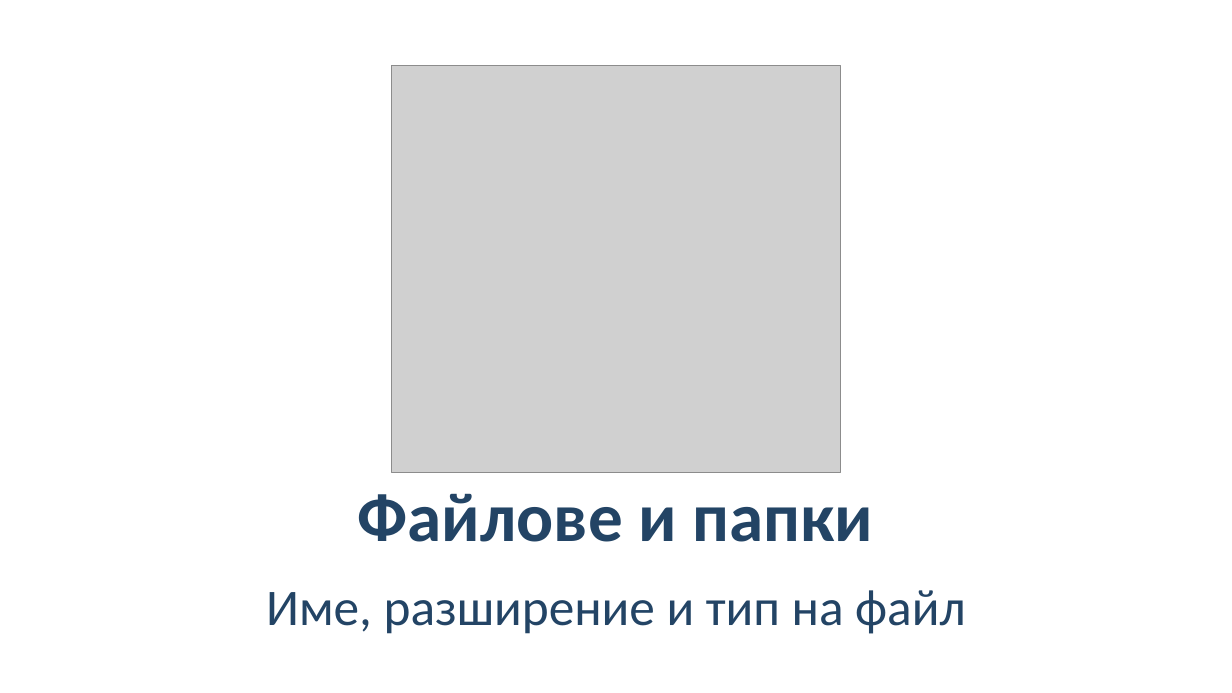
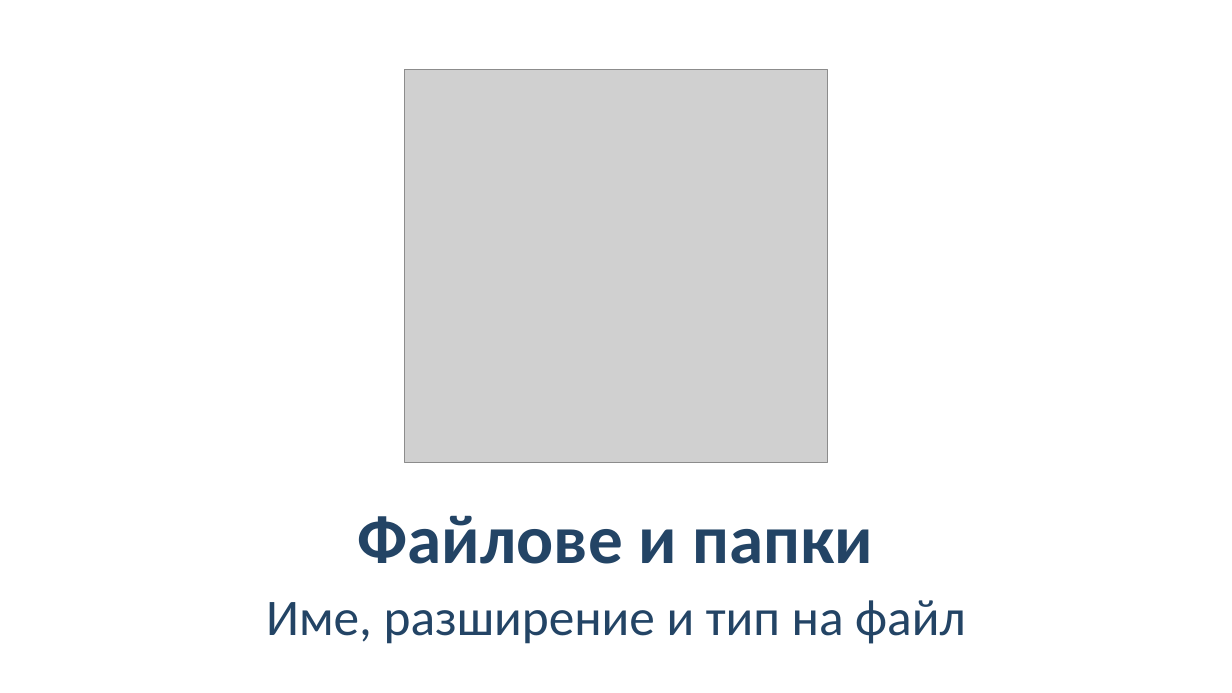
Before and after one commit to BG-IT-Edu/School-Programming, a slide deck: slide 3 of Courses/Computer-Modeling-and-IT/Computer-Modeling-and-IT-5-Class/04-File-System/04-File-System.pptx. Drawn at 1232x693 pixels with LibreOffice and Linux fonts; fonts in the diff are those of the drawing; grey boxes stand for pictures. Boxes give left, top, right and bottom in pixels: in the first picture for what was removed or moved away, otherwise in the second. Text is boxed around its words. In the diff, an @@ line names an element or a change of style, - is before the commit and + after.

```diff
--- a/Courses/Computer-Modeling-and-IT/Computer-Modeling-and-IT-5-Class/04-File-System/04-File-System.pptx
+++ b/Courses/Computer-Modeling-and-IT/Computer-Modeling-and-IT-5-Class/04-File-System/04-File-System.pptx
@@ picture: place and size @@
-picture at box(392, 66, 841, 472)
+picture at box(405, 69, 828, 463)
@@ title "Файлове и папки": place and size @@
-title "Файлове и папки" at box(358, 493, 874, 542)
+title "Файлове и папки" at box(358, 515, 874, 564)
@@ subtitle "Име, разширение и тип на ...": place and size @@
-subtitle "Име, разширение и тип на ..." at box(266, 590, 965, 634)
+subtitle "Име, разширение и тип на ..." at box(266, 600, 965, 644)
```
Also in this commit, not shown: 17 other slides changed, 13 other files.
